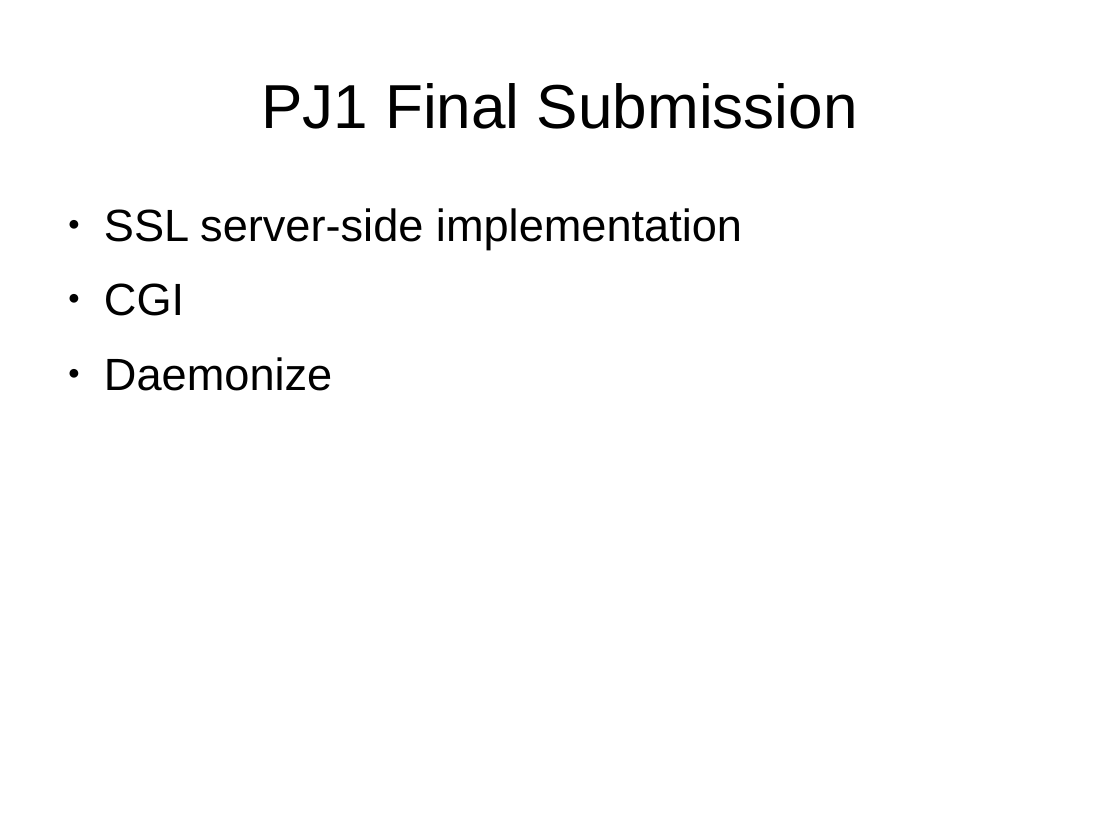
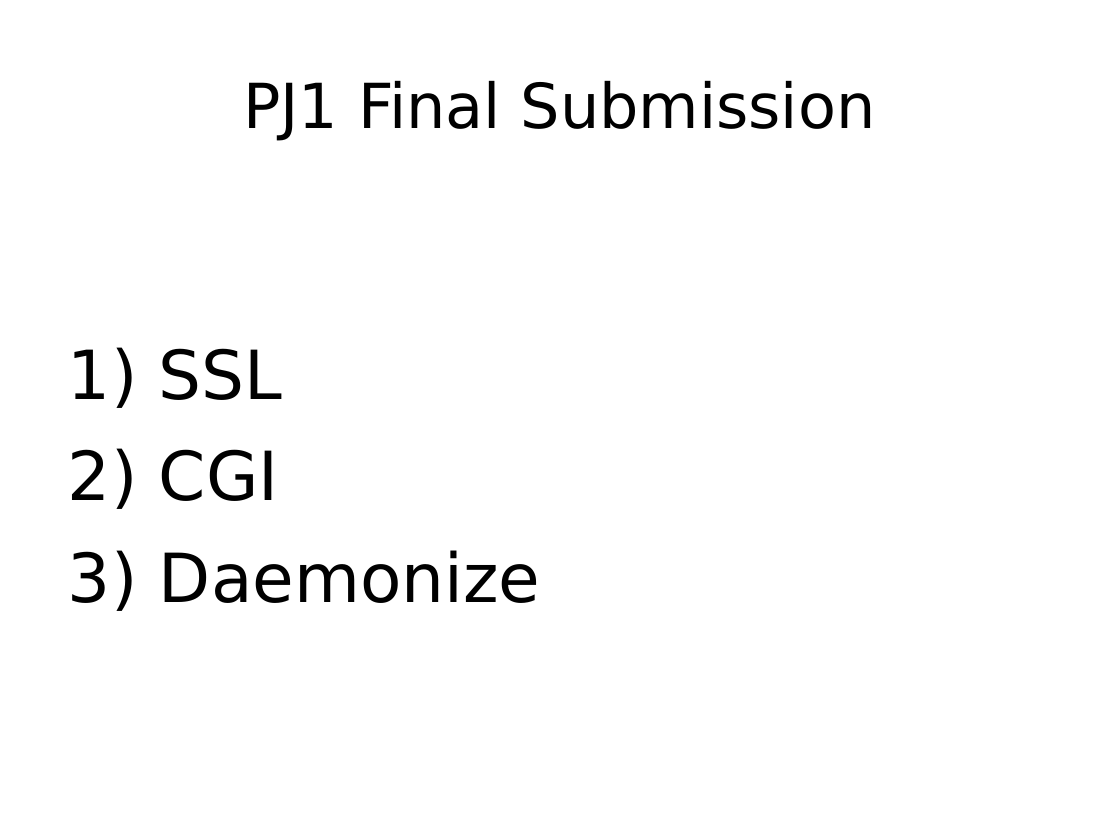
Before and after one commit to Jarvishappy/15-441-Recitation-Sessions, a slide deck: slide 3 of recitation6/src/recitation6.odp (slide 2 before the commit). Drawn at 1120x840 pixels with LibreOffice and Linux fonts; fonts in the diff are those of the drawing. Boxes give left, top, right and bottom in pixels: in the first picture for what was removed or moved away, otherwise in the second. Text is boxed around its words. In the diff, an @@ line names an element or a change of style, - is before the commit and + after.

```diff
--- a/recitation6/src/recitation6.odp
+++ b/recitation6/src/recitation6.odp
@@ title "PJ1 Final Submission" at (x1=243, y1=80, x2=876, y2=141): font Arial to DejaVu Sans @@
@@ text "SSL" at (x1=159, y1=348, x2=540, y2=603): vertical alignment top to middle @@
@@ text at (x1=159, y1=348, x2=283, y2=400): text changed; size 32 to 48 pt; font Arial to DejaVu Sans @@
-● SSL server-side implementation
+1) SSL
@@ text at (x1=159, y1=449, x2=540, y2=603): size 32 to 48 pt, font Arial to DejaVu Sans in "CGI", "Daemonize"; bullet ● to 1) @@
```
Also in this commit, not shown: 27 other slides changed, 16 slides added, 6 slides removed, 1 other file.
